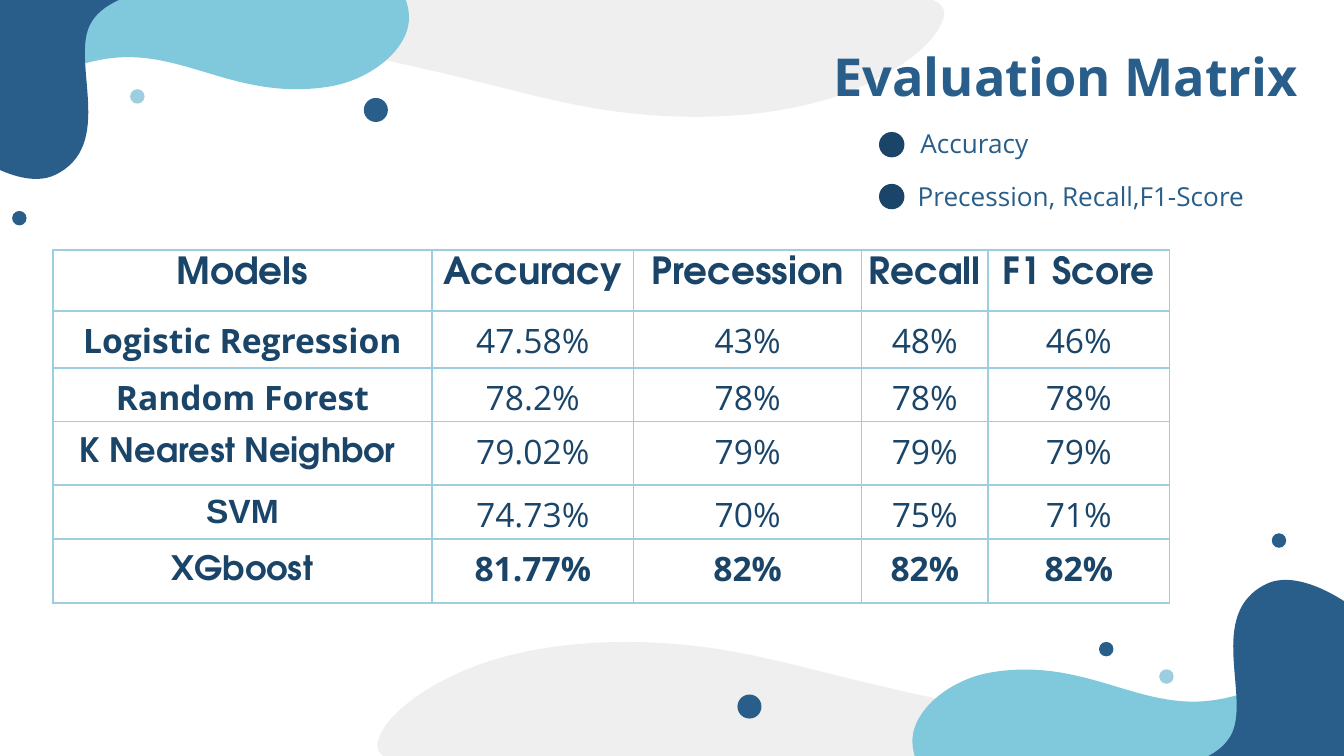
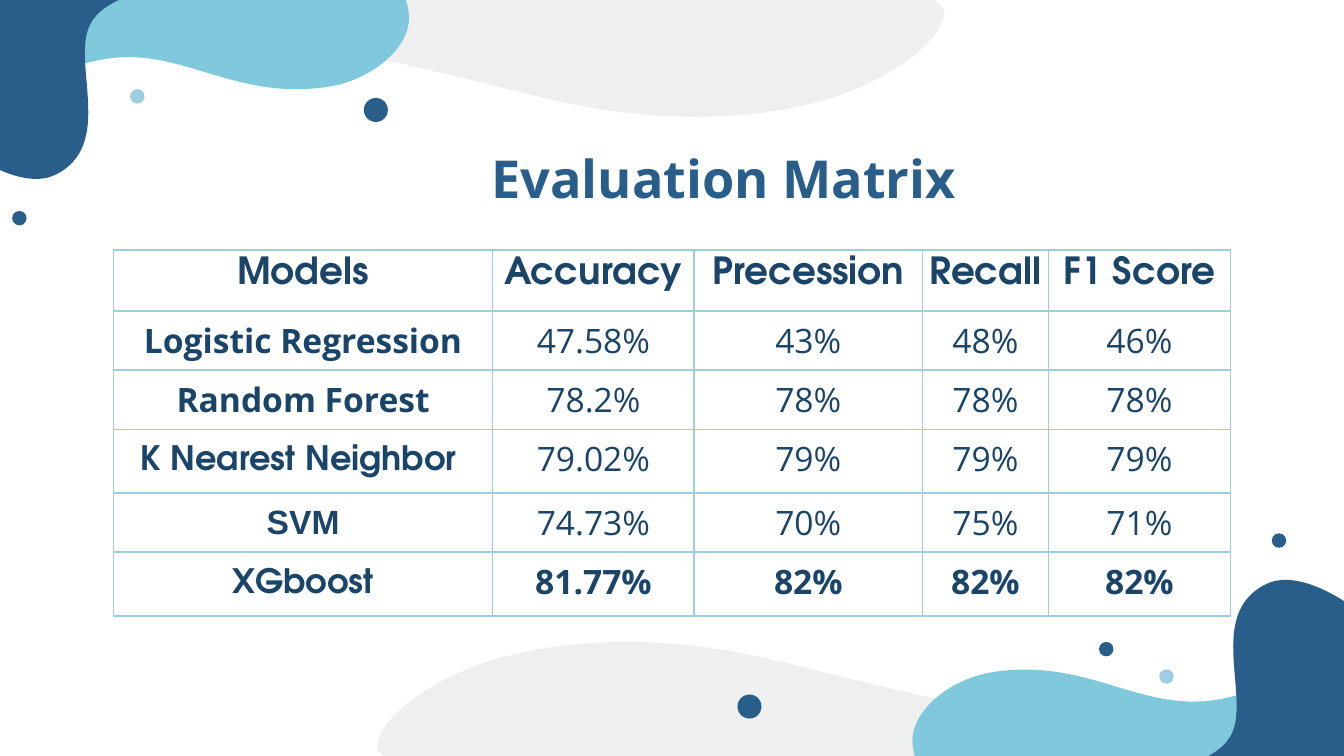
Before and after one commit to tofa19/DMML-Project, a slide deck: slide 17 of DMML.pptx. Drawn at 1344x756 pixels with LibreOffice and Linux fonts; fonts in the diff are those of the drawing. Boxes give left, top, right and bottom in pixels: in the first picture for what was removed or moved away, otherwise in the second. Text is boxed around its words. In the diff, an @@ line names an element or a change of style, - is before the commit and + after.

```diff
--- a/DMML.pptx
+++ b/DMML.pptx
@@ text "Evaluation Matrix" moved from (x1=833, y1=56, x2=1297, y2=97) to (x1=492, y1=158, x2=955, y2=199) @@
@@ ellipse removed at (x1=879, y1=132, x2=905, y2=157) @@
@@ text removed at (x1=920, y1=134, x2=1028, y2=160) @@
-Accuracy
@@ ellipse removed at (x1=879, y1=184, x2=905, y2=210) @@
@@ text removed at (x1=918, y1=186, x2=1244, y2=210) @@
-Precession, Recall,F1-Score
@@ table moved from (x1=52, y1=250, x2=1169, y2=602) to (x1=114, y1=250, x2=1231, y2=602) @@
```
